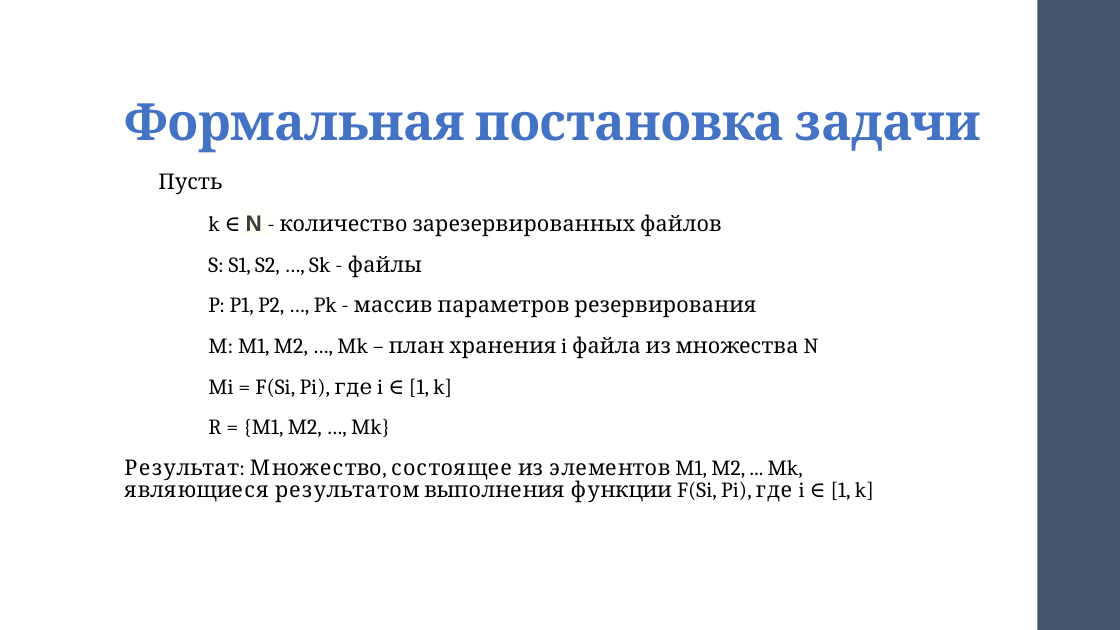
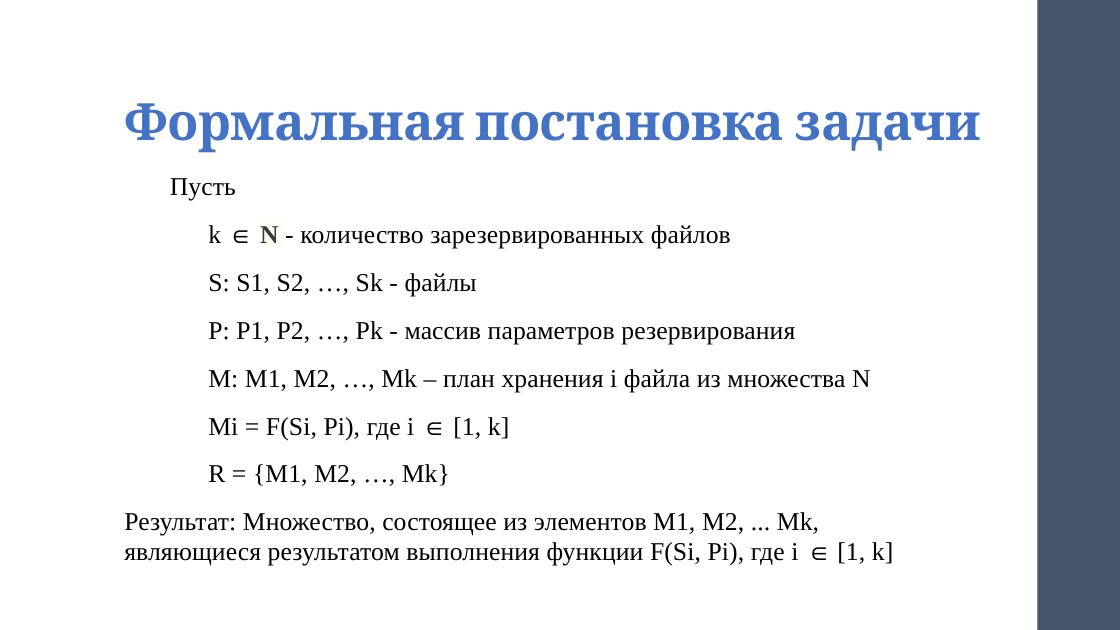
Before and after one commit to polyakovGit/BackupSystem, a slide deck: slide 4 of Razrabotka_PO_PresentationV3.pptx. Drawn at 1120x630 pixels with LibreOffice and Linux fonts; fonts in the diff are those of the drawing. Boxes give left, top, right and bottom in pixels: in the first picture for what was removed or moved away, otherwise in the second. Text is boxed around its words. In the diff, an @@ line names an element or a change of style, - is before the commit and + after.

```diff
--- a/Razrabotka_PO_PresentationV3.pptx
+++ b/Razrabotka_PO_PresentationV3.pptx
@@ text "Пусть" at <box>124,178,893,565</box>: size 18.5 to 22 pt, font Cambria to Times New Roman; size 19.3 to 22 pt, font Arial to Times New Roman in "N"; line spacing 0.85 to 0.95 @@
```
Also in this commit, not shown: 2 other slides changed, 1 other file.
